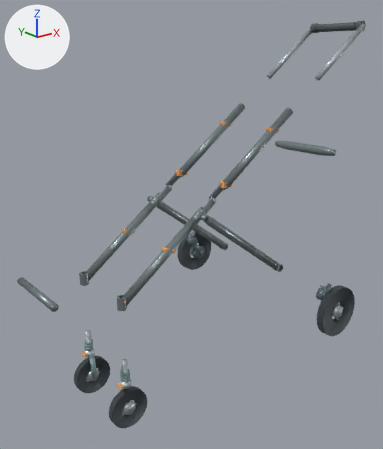
What one commit did to the glTF model models/no_cabin/w380_state6_wheel_S.glb.
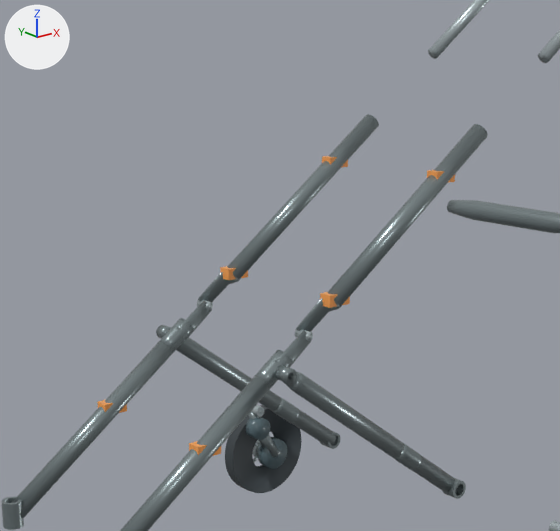
Each version is shown whole from a 50 mm lens placed at (-0.764, -1.567, 1.048), pointed at (0.513, 0.028, 0.409), then close up on the part from 21% to 85% of the width and 12% to 64% of the height. Arrows for +X, +Y and +Z are at upper left; the lights stay in place. The first two pictures are the older version. Where no turn or scale is listed for an object, it has been applied to the vertices.

Objects in the first close-up: 'RR_tire.003', 'V46_rear_leg_-1.005', 'V46_rear_leg_1.005', 'V46_rearbar.005', 'fixed_vertical_front_socket_1.003', 'handle_slider_1.003', 'main_lower_-1.005', 'main_lower_1.005', 'main_upper_-1.005', 'main_upper_1.005' and 28 more.
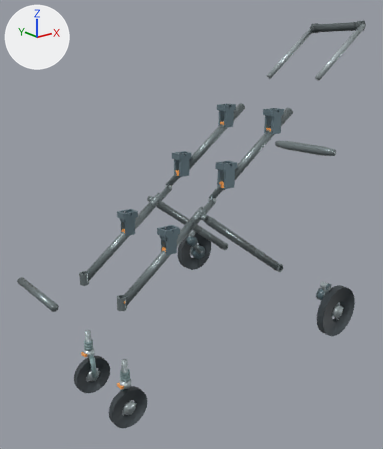
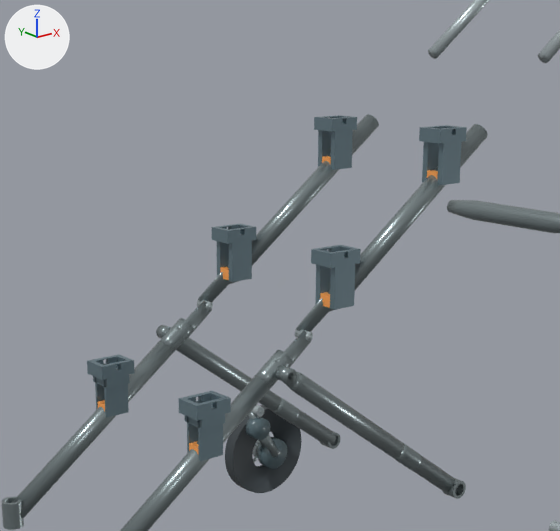
The change, as a diff of the scene's bpy script:
```diff
--- a/models/no_cabin/w380_state6_wheel_S.glb.py
+++ b/models/no_cabin/w380_state6_wheel_S.glb.py
@@ mat_universal_cabin_receiver @@
+mat_universal_cabin_receiver = principled_material('Universal Cabin Receiver')
+mat_universal_cabin_receiver.base_color = (0.18, 0.26, 0.3)  # greyish blue #768b95
+mat_universal_cabin_receiver.metallic = 0.58
+mat_universal_cabin_receiver.roughness = 0.42
@@ me_universal_cabin_receiver_m__1 @@
+me_universal_cabin_receiver_m__1.from_pydata(...)  # 76 vertices, 156 faces; spans x 0.5147..0.5787, y -0.159..-0.111, z 0.589..0.682
+me_universal_cabin_receiver_m__1.materials.append(mat_universal_cabin_receiver)  # greyish blue #768b95
@@ me_universal_cabin_receiver_l__1 @@
+me_universal_cabin_receiver_l__1.from_pydata(...)  # 84 vertices, 168 faces; spans x 0.248..0.312, y -0.159..-0.111, z 0.389..0.482
+me_universal_cabin_receiver_l__1.materials.append(mat_universal_cabin_receiver)  # greyish blue #768b95
@@ me_universal_cabin_receiver_h__1 @@
+me_universal_cabin_receiver_h__1.from_pydata(...)  # 76 vertices, 156 faces; spans x 0.7547..0.8187, y -0.159..-0.111, z 0.769..0.862
+me_universal_cabin_receiver_h__1.materials.append(mat_universal_cabin_receiver)  # greyish blue #768b95
@@ me_universal_cabin_receiver_m_1 @@
+me_universal_cabin_receiver_m_1.from_pydata(...)  # 76 vertices, 156 faces; spans x 0.5147..0.5787, y 0.111..0.159, z 0.589..0.682
+me_universal_cabin_receiver_m_1.materials.append(mat_universal_cabin_receiver)  # greyish blue #768b95
@@ me_universal_cabin_receiver_l_1 @@
+me_universal_cabin_receiver_l_1.from_pydata(...)  # 84 vertices, 168 faces; spans x 0.248..0.312, y 0.111..0.159, z 0.389..0.482
+me_universal_cabin_receiver_l_1.materials.append(mat_universal_cabin_receiver)  # greyish blue #768b95
@@ me_universal_cabin_receiver_h_1 @@
+me_universal_cabin_receiver_h_1.from_pydata(...)  # 76 vertices, 156 faces; spans x 0.7547..0.8187, y 0.111..0.159, z 0.769..0.862
+me_universal_cabin_receiver_h_1.materials.append(mat_universal_cabin_receiver)  # greyish blue #768b95
@@ ob_universal_cabin_receiver_m__1 @@
+ob_universal_cabin_receiver_m__1 = bpy.data.objects.new('Universal_Cabin_Receiver_M_-1', me_universal_cabin_receiver_m__1)
+ob_universal_cabin_receiver_m__1.location = (0.0, 0.0, 0.0)
@@ ob_universal_cabin_receiver_l__1 @@
+ob_universal_cabin_receiver_l__1 = bpy.data.objects.new('Universal_Cabin_Receiver_L_-1', me_universal_cabin_receiver_l__1)
+ob_universal_cabin_receiver_l__1.location = (0.0, 0.0, 0.0)
@@ ob_universal_cabin_receiver_h__1 @@
+ob_universal_cabin_receiver_h__1 = bpy.data.objects.new('Universal_Cabin_Receiver_H_-1', me_universal_cabin_receiver_h__1)
+ob_universal_cabin_receiver_h__1.location = (0.0, 0.0, 0.0)
@@ ob_universal_cabin_receiver_m_1 @@
+ob_universal_cabin_receiver_m_1 = bpy.data.objects.new('Universal_Cabin_Receiver_M_1', me_universal_cabin_receiver_m_1)
+ob_universal_cabin_receiver_m_1.location = (0.0, 0.0, 0.0)
@@ ob_universal_cabin_receiver_l_1 @@
+ob_universal_cabin_receiver_l_1 = bpy.data.objects.new('Universal_Cabin_Receiver_L_1', me_universal_cabin_receiver_l_1)
+ob_universal_cabin_receiver_l_1.location = (0.0, 0.0, 0.0)
@@ ob_universal_cabin_receiver_h_1 @@
+ob_universal_cabin_receiver_h_1 = bpy.data.objects.new('Universal_Cabin_Receiver_H_1', me_universal_cabin_receiver_h_1)
+ob_universal_cabin_receiver_h_1.location = (0.0, 0.0, 0.0)
```

Where the change shows, as pixel boxes [x1, y1, x2, y2] in the close-ups (560 x 531 px):
'Universal_Cabin_Receiver_L_-1', added: after [178, 391, 231, 461]
'Universal_Cabin_Receiver_M_-1', added: after [311, 245, 361, 310]
'Universal_Cabin_Receiver_H_-1', added: after [419, 125, 467, 185]
'Universal_Cabin_Receiver_L_1', added: after [87, 354, 135, 417]
'Universal_Cabin_Receiver_M_1', added: after [212, 224, 256, 282]
'Universal_Cabin_Receiver_H_1', added: after [314, 115, 357, 170]
